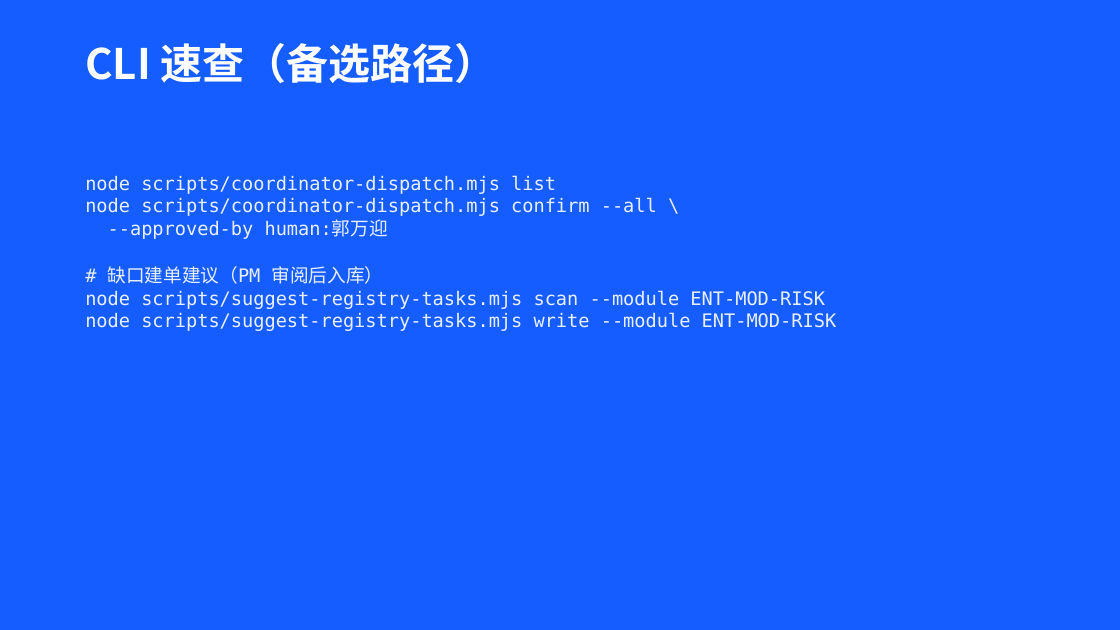
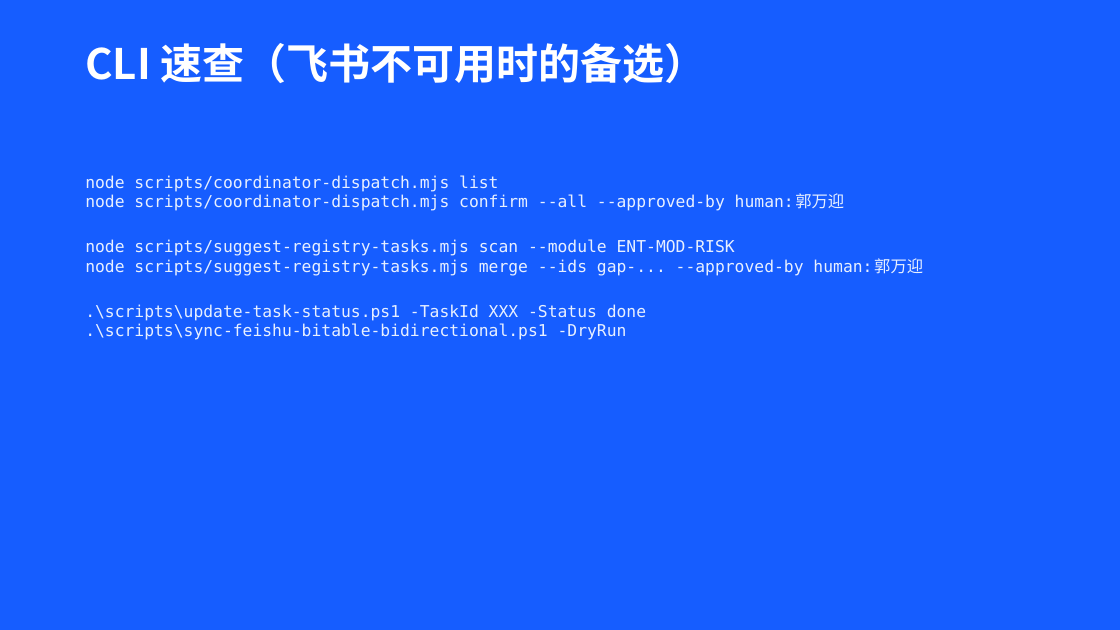
Before and after one commit to Marisolebxf/-, a slide deck: slide 15 of agent-delivery/培训/自动派单与飞书确认-团队协作培训.pptx (slide 12 before the commit). Drawn at 1120x630 pixels with LibreOffice and Linux fonts; fonts in the diff are those of the drawing. Boxes give left, top, right and bottom in pixels: in the first picture for what was removed or moved away, otherwise in the second. Text is boxed around its words. In the diff, an @@ line names an element or a change of style, - is before the commit and + after.

```diff
--- a/agent-delivery/培训/自动派单与飞书确认-团队协作培训.pptx
+++ b/agent-delivery/培训/自动派单与飞书确认-团队协作培训.pptx
@@ title at <box>85,43,706,83</box>: text changed @@
-CLI 速查（备选路径）
+CLI 速查（飞书不可用时的备选）
@@ text at <box>85,175,735,256</box>: size 16 to 14 pt in "node scripts/coordinator-dispatch.mjs list", "node scripts/suggest-registry-tasks.mjs scan --module ENT-MO ..." @@
@@ text at <box>85,194,845,211</box>: text changed; size 16 to 14 pt @@
-node scripts/coordinator-dispatch.mjs confirm --all \
---approved-by human:郭万迎
-# 缺口建单建议（PM 审阅后入库）
+node scripts/coordinator-dispatch.mjs confirm --all --approved-by human:郭万迎
@@ text at <box>85,258,923,340</box>: text changed; size 16 to 14 pt @@
-node scripts/suggest-registry-tasks.mjs write --module ENT-MOD-RISK
+node scripts/suggest-registry-tasks.mjs merge --ids gap-... --approved-by human:郭万迎
+.\scripts\update-task-status.ps1 -TaskId XXX -Status done
+.\scripts\sync-feishu-bitable-bidirectional.ps1 -DryRun
```
Also in this commit, not shown: 11 other slides changed, 7 slides added, 3 slides removed, 2 other files.
